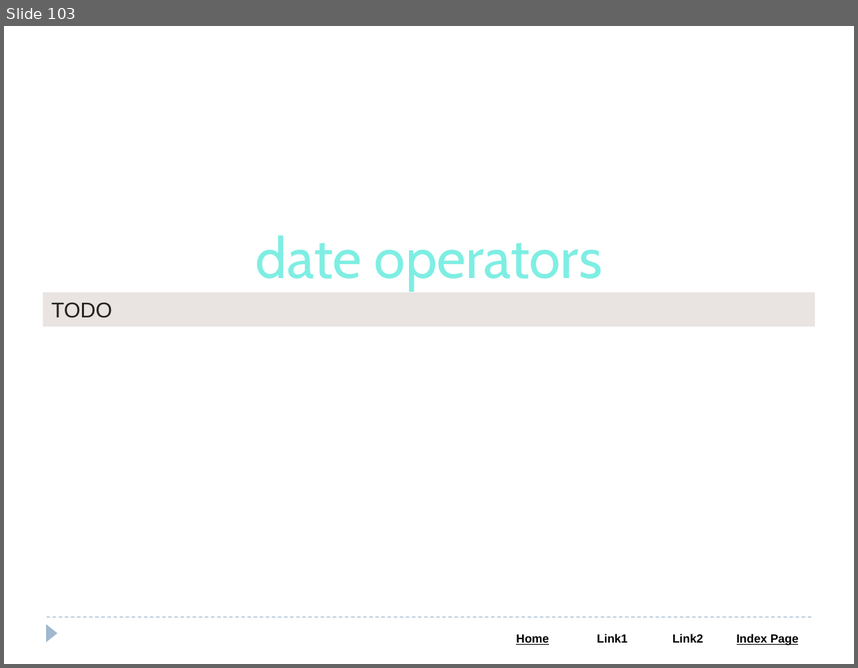
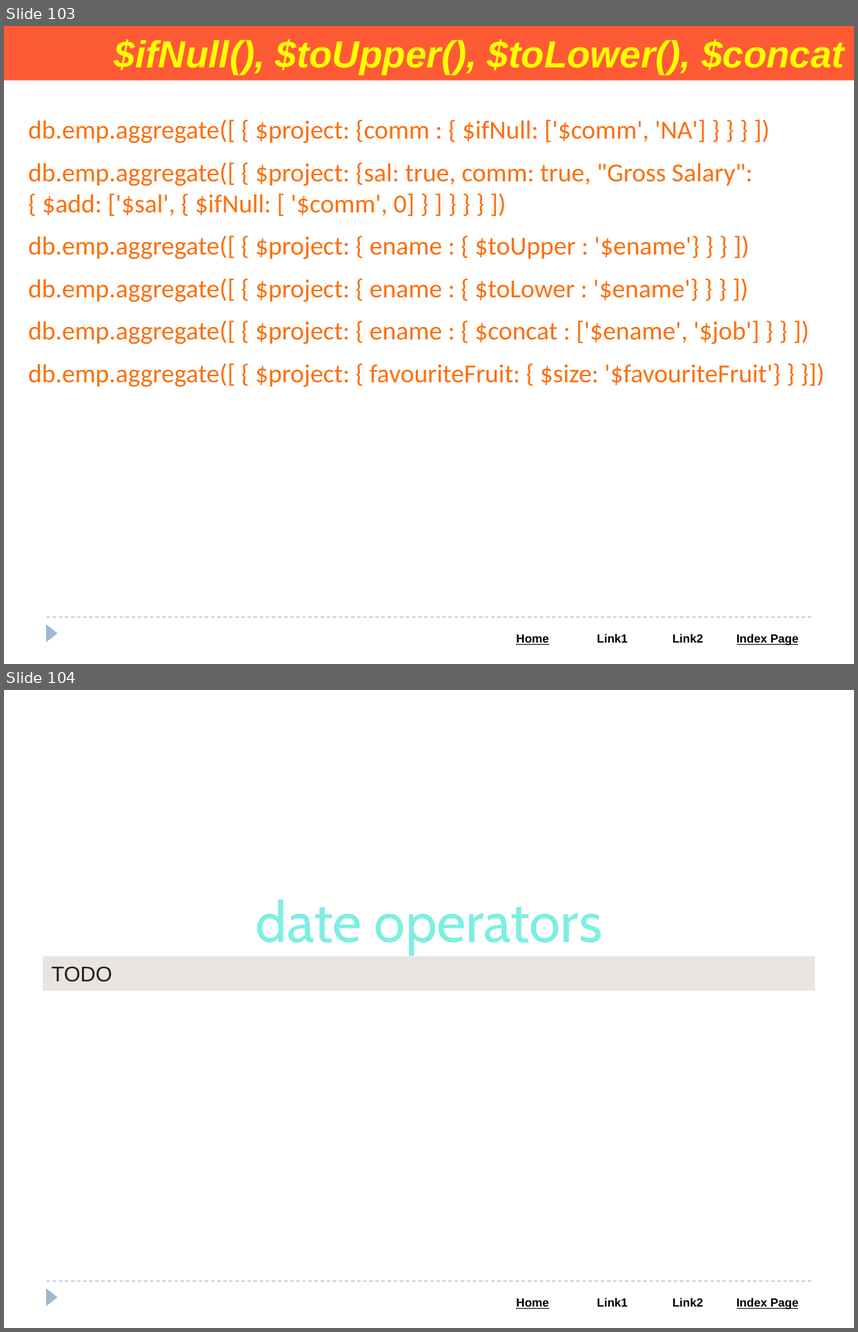
Before and after one commit to Saleel-Bagde/PPT-s, a slide deck: MongoDB PPT.pptx. Shown one above the other, each under a label of ours: slide 103 before the commit, slides 103 and 104 after it. The pictures are 858x668 and 858x1332 pixels, drawn with LibreOffice and Linux fonts; fonts in the diff are those of the drawing. Boxes give left, top, right and bottom in pixels: in the first picture for what was removed or moved away, otherwise in the second. Text is boxed around its words. In the diff, an @@ line names an element or a change of style, - is before the commit and + after.

```diff
--- a/MongoDB PPT.pptx
+++ b/MongoDB PPT.pptx
@@ slide 103 added at [4, 26, 854, 664], background #FFFFFF; not listed: 3 template elements that a slide beside it also shows @@
@@ rectangle added at [4, 26, 854, 81], fill #FF5A36, 32 pt, text #FFFF00, bold, italic @@
+$ifNull(), $toUpper(), $toLower(), $concat
@@ text added at [28, 119, 780, 387], 22 pt, text #FC6F0D @@
+db.emp.aggregate([ { $project: {comm : { $ifNull: ['$comm', 'NA'] } } } ])
+db.emp.aggregate([ { $project: {sal: true, comm: true, "Gross Salary": { $add: ['$sal', { $ifNull: [ '$comm', 0] } ] } } } ])
+db.emp.aggregate([ { $project: { ename : { $toUpper : '$ename'} } } ])
+db.emp.aggregate([ { $project: { ename : { $toLower : '$ename'} } } ])
+db.emp.aggregate([ { $project: { ename : { $concat : ['$ename', '$job'] } } ])
+db.emp.aggregate([ { $project: { favouriteFruit: { $size: '$favouriteFruit'} } }])
@@ what was slide 103 is now slide 104 @@
```
Also in this commit, not shown: 7 slides changed, 1 slide removed.
